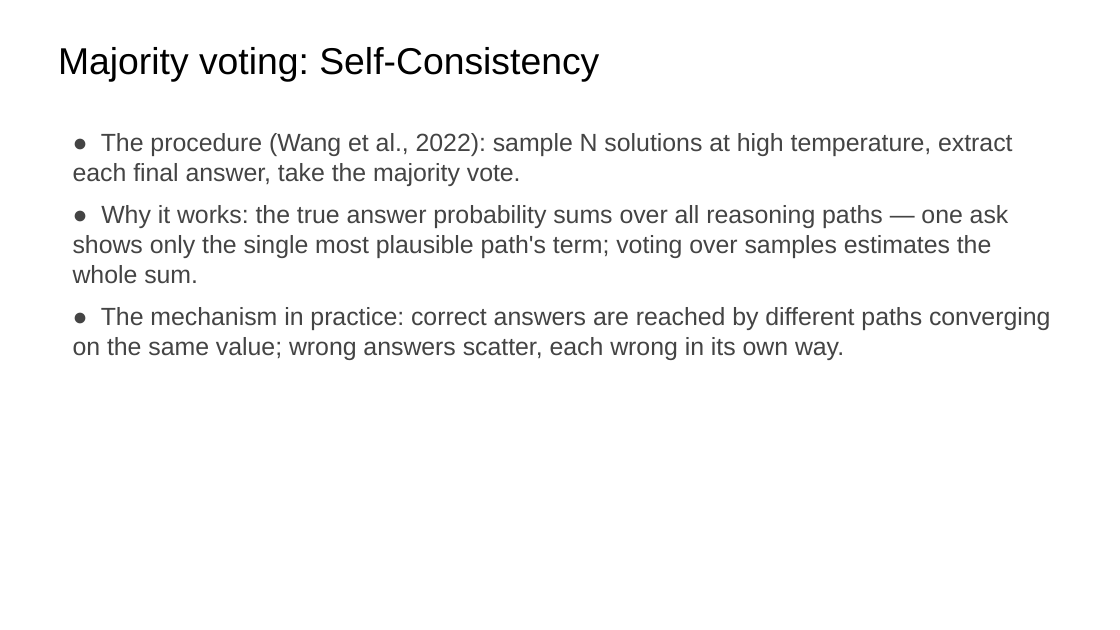
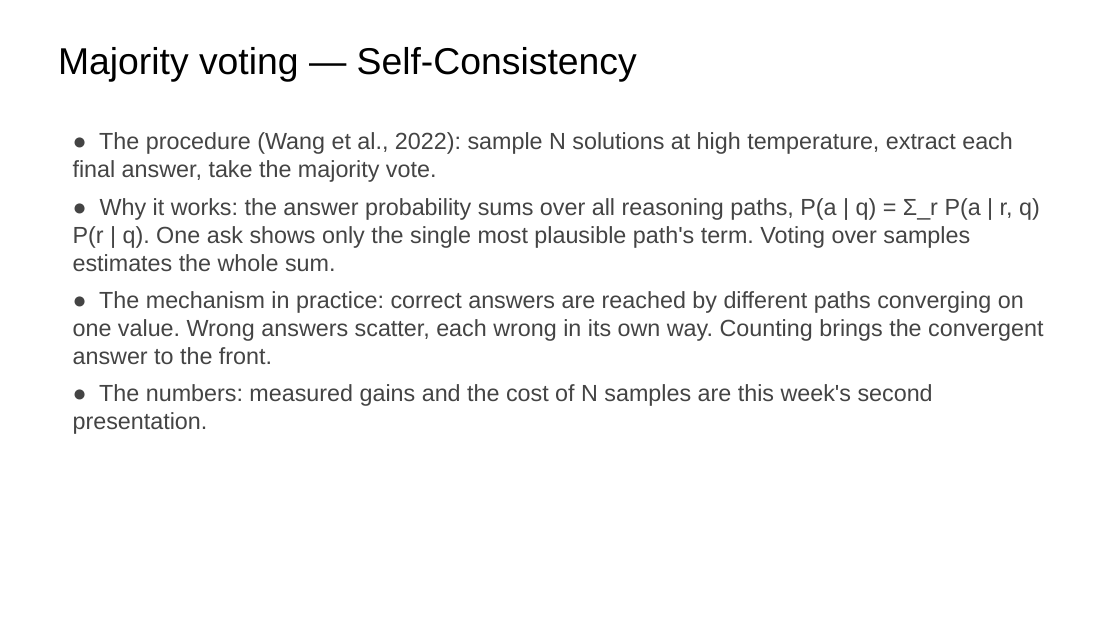
Before and after one commit to ralbu85/stml_2026, a slide deck: slide 23 of lectures/week02/slides-draft-w2.pptx. Drawn at 1120x630 pixels with LibreOffice and Linux fonts; fonts in the diff are those of the drawing. Boxes give left, top, right and bottom in pixels: in the first picture for what was removed or moved away, otherwise in the second. Text is boxed around its words. In the diff, an @@ line names an element or a change of style, - is before the commit and + after.

```diff
--- a/lectures/week02/slides-draft-w2.pptx
+++ b/lectures/week02/slides-draft-w2.pptx
@@ text at box(58, 47, 637, 81): text changed @@
-Majority voting: Self-Consistency
+Majority voting — Self-Consistency
@@ text at box(73, 132, 1013, 182): size 16 to 15 pt in "● The procedure (Wang et al., 2022): ..."; less space between paragraphs @@
@@ text at box(73, 198, 1043, 434): text changed; size 16 to 15 pt @@
-● Why it works: the true answer probability sums over all reasoning paths — one ask shows only the single most plausible path's term; voting over samples estimates the whole sum.
-● The mechanism in practice: correct answers are reached by different paths converging on the same value; wrong answers scatter, each wrong in its own way.
+● Why it works: the answer probability sums over all reasoning paths, P(a | q) = Σ_r P(a | r, q) P(r | q). One ask shows only the single most plausible path's term. Voting over samples estimates the whole sum.
+● The mechanism in practice: correct answers are reached by different paths converging on one value. Wrong answers scatter, each wrong in its own way. Counting brings the convergent answer to the front.
+● The numbers: measured gains and the cost of N samples are this week's second presentation.
```
Also in this commit, not shown: 22 other slides changed, 1 slide added, 1 slide removed, 2 other files.
